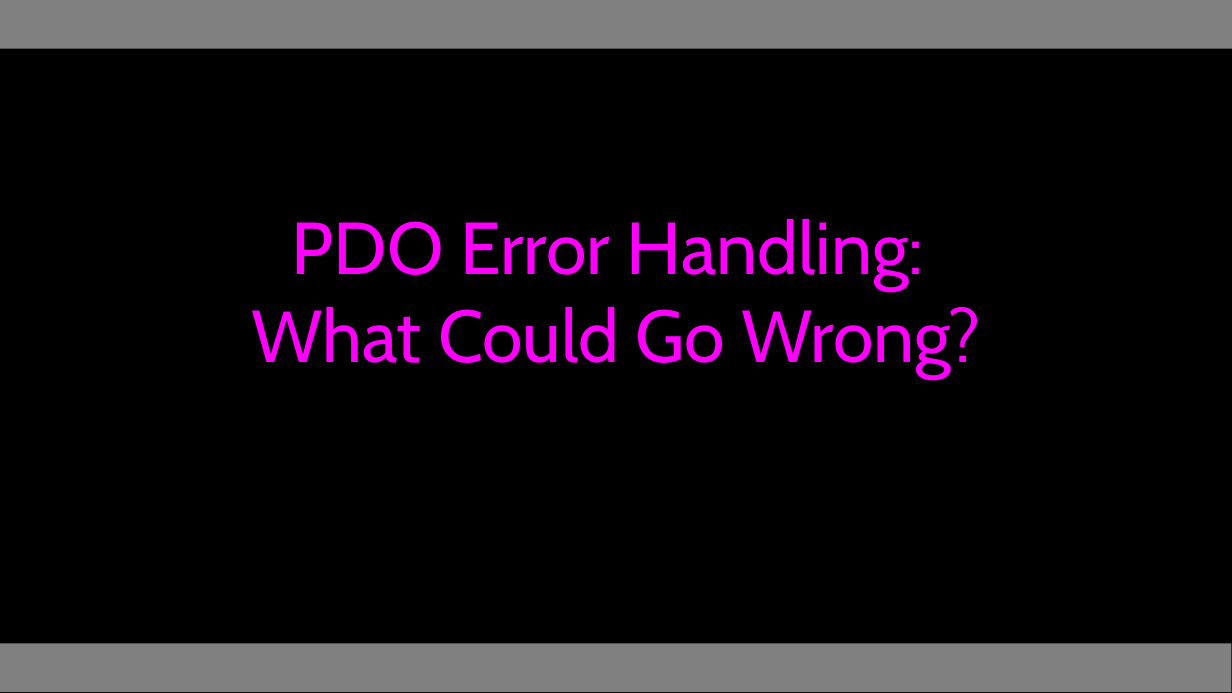
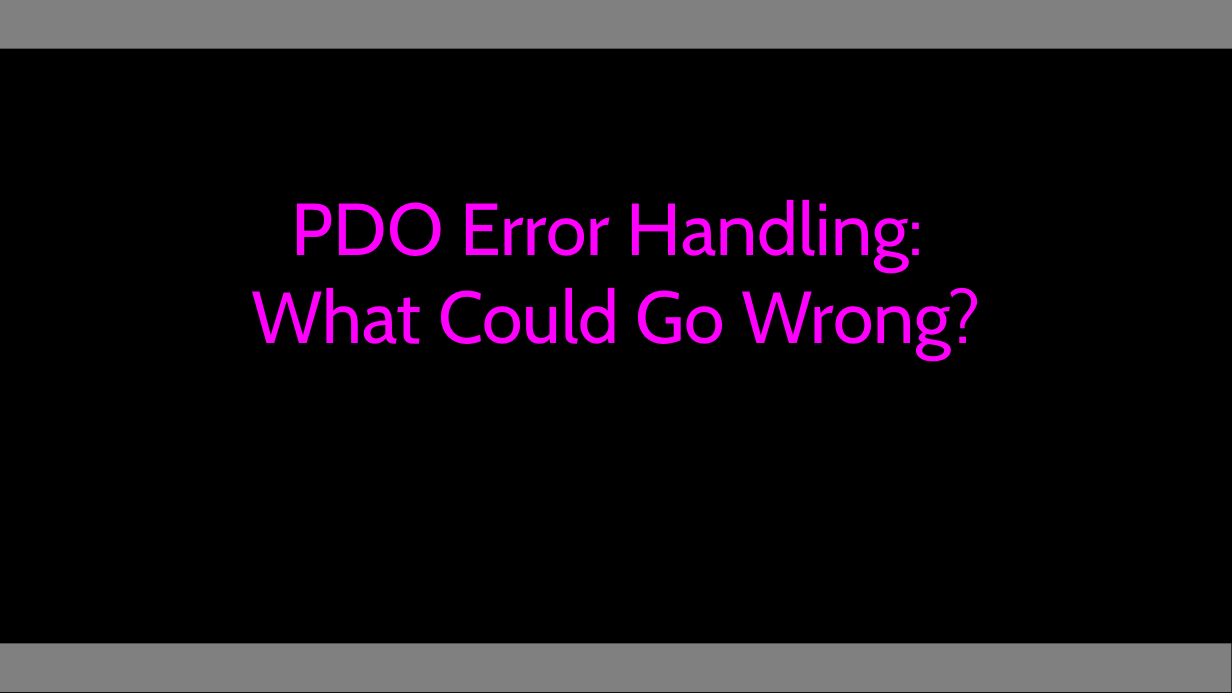
Before and after one commit to csev/wa4e, a slide deck: slide 37 of lectures/PHP-08-MySQL-PDO.ppt. Drawn at 1232x693 pixels with LibreOffice and Linux fonts; fonts in the diff are those of the drawing. Boxes give left, top, right and bottom in pixels: in the first picture for what was removed or moved away, otherwise in the second. Text is boxed around its words. In the diff, an @@ line names an element or a change of style, - is before the commit and + after.

```diff
--- a/lectures/PHP-08-MySQL-PDO.ppt
+++ b/lectures/PHP-08-MySQL-PDO.ppt
@@ title "PDO Error Handling: What Could ..." at bbox=[251, 199, 981, 360]: vertical alignment middle to bottom @@
```
Also in this commit, not shown: 2 other slides changed, 10 other files.
